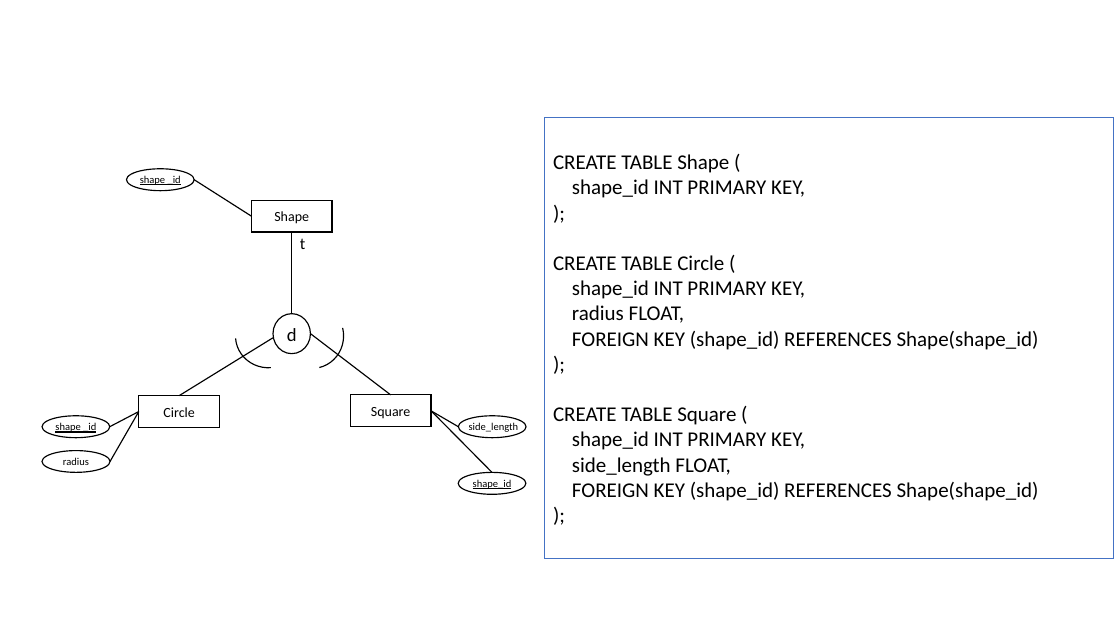
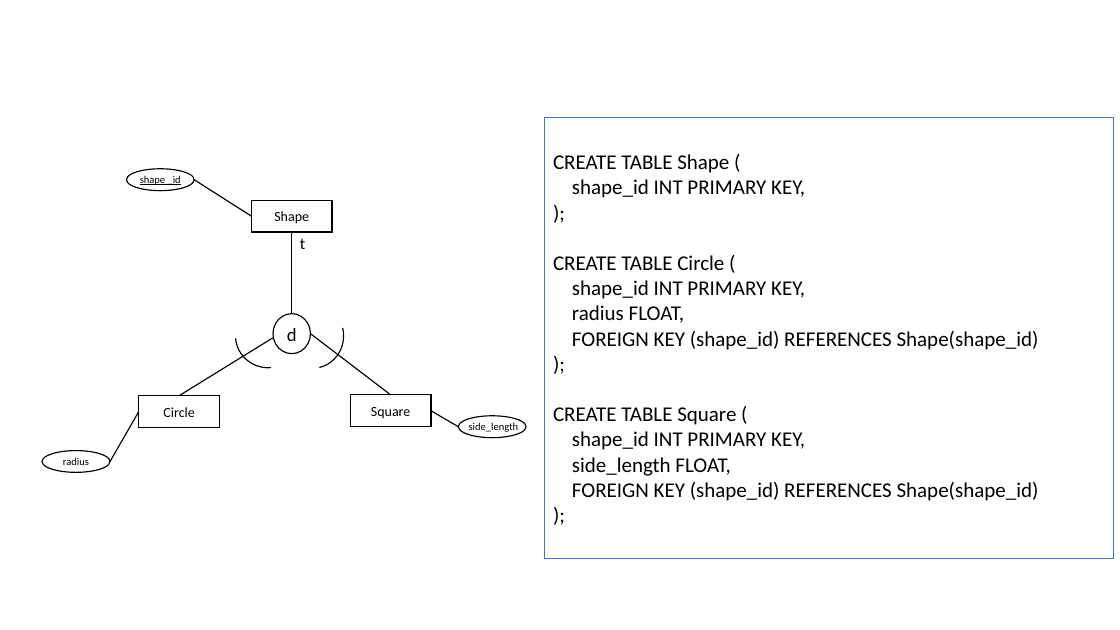
Before and after one commit to philipburleigh/db_halvfabrikata, a slide deck: slide 17 of er_diagram/er_diagram_template.pptx. Drawn at 1120x630 pixels with LibreOffice and Linux fonts; fonts in the diff are those of the drawing. Boxes give left, top, right and bottom in pixels: in the first picture for what was removed or moved away, otherwise in the second. Text is boxed around its words. In the diff, an @@ line names an element or a change of style, - is before the commit and + after.

```diff
--- a/er_diagram/er_diagram_template.pptx
+++ b/er_diagram/er_diagram_template.pptx
@@ ellipse removed at bbox=[42, 416, 110, 438] @@
-shape _id
@@ line removed from (139, 412) to (110, 427) @@
@@ line removed from (431, 411) to (492, 472) @@
@@ ellipse removed at bbox=[458, 472, 526, 494] @@
-shape_id
```
Also in this commit, not shown: 3 other slides changed, 3 slides added.
